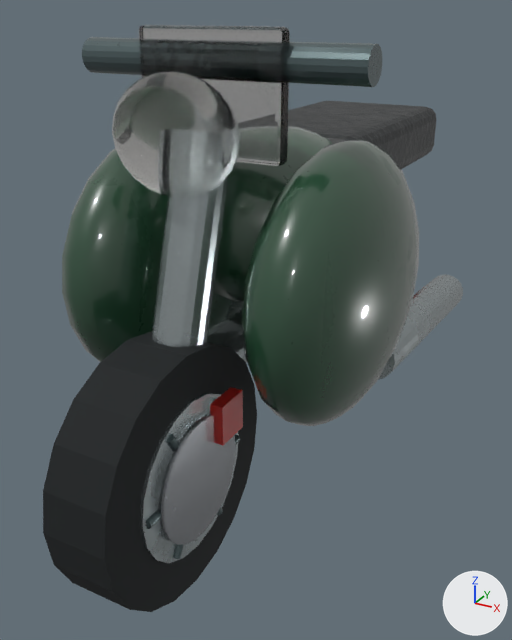
An edit to the glTF model inventario/assets/catalog/20/hiperreal.glb, drawn before and after from the same camera.
Rendered twice from a camera (50 mm lens) standing at (0.715, -1.356, 0.662) and looking at (0.264, -0.537, 0.253). The axes (+X, +Y, +Z) are drawn at lower right. The lights are the same throughout. The first picture is the older version. Where no turn or scale is listed for an object, it has been applied to the vertices.

Script lines for the objects in view, before the commit:
```python
mat_black___glass = principled_material('black · glass')
mat_black___glass.base_color = (0.781, 0.782, 0.782)  # white #e5e5e5
mat_black___glass.roughness = 0.02
mat_black___glass.transmission_weight = 1.0
mat_white = principled_material('white')
mat_white.base_color = (0.968, 0.959, 0.934)  # white #fbfaf7
mat_white.roughness = 0.02
mat_white.transmission_weight = 1.0
me_cube_003 = bpy.data.meshes.new('Cube.003')
me_cube_003.from_pydata(...)  # 96 vertices, 188 faces; spans x -0.089..0.089, y -0.011..0.011, z -0.069..0.069
me_cube_003.materials.append(mat_black___glass)  # white #e5e5e5
me_sphere_001 = bpy.data.meshes.new('Sphere.001')
me_sphere_001.from_pydata(...)  # a UV sphere (20 segments, 12 rings, poles along z) spanning x -0.0743..0.0743, y -0.04..0.04, z -0.0629..0.0629
me_sphere_001.materials.append(mat_white)  # white #fbfaf7
me_sphere_003 = bpy.data.meshes.new('Sphere.003')
me_sphere_003.from_pydata(...)  # a UV sphere (20 segments, 12 rings, poles along z) spanning x -0.08..0.08, y -0.194..0.194, z -0.171..0.171
me_sphere_003.materials.append(mat_green)
ob_headlight = bpy.data.objects.new('Headlight', me_sphere_001)
ob_headlight.location = (0.286, -0.749, 0.543)
ob_sport_fairing_001 = bpy.data.objects.new('Sport fairing.001', me_sphere_003)
ob_sport_fairing_001.location = (0.411, -0.594, 0.354)
ob_windshield = bpy.data.objects.new('Windshield', me_cube_003)
ob_windshield.location = (0.286, -0.674, 0.577)
# also in view: 'Frame' at (0.286, -0.466, 0.257); 'Rim.001' at (0.286, -0.8, 0.171); 'Exhaust' at (0.434, -0.32, 0.206); 'Fuel tank' at (0.286, -0.537, 0.411); 'Fork' at (0.286, -0.746, 0.354)
```
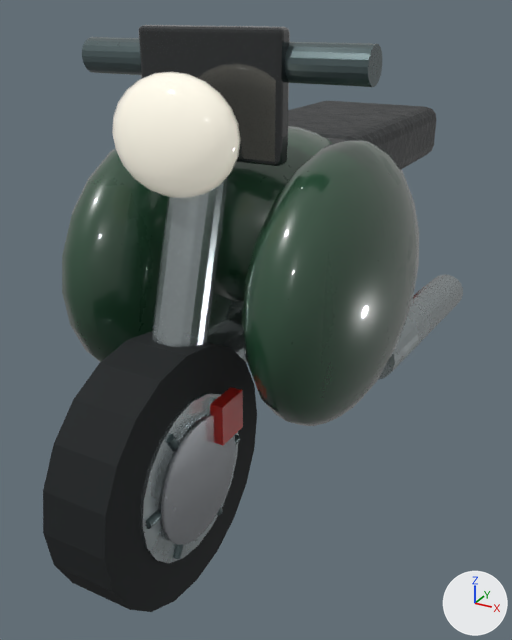
Pixel boxes [x1, y1, x2, y2] of what changed, in the pictures (512 x 640 px):
```json
{"object": "Headlight", "change": "recoloured, surface changed", "before": [112, 71, 241, 198], "after": [112, 71, 241, 198]}
{"object": "Windshield", "change": "recoloured, surface changed", "before": [139, 25, 290, 166], "after": [139, 25, 290, 166]}
```

Edits to the scene script, one JSON object a line:
```json
{"op": "remove", "block": "mat_white", "code": "mat_white.transmission_weight = 1.0"}
{"op": "set", "path": "mat_white.base_color", "old": "(0.968, 0.959, 0.934)", "new": "(0.855, 0.815, 0.701)", "note": "white #fbfaf7 -> white #eee9da"}
{"op": "set", "path": "mat_white.roughness", "old": "0.02", "new": "0.08"}
{"op": "add", "block": "mat_white", "code": "mat_white.emission_color = (0.299, 0.285, 0.245)  # grey #959188"}
{"op": "add", "block": "mat_white", "code": "mat_white.coat_weight = 1.0"}
{"op": "add", "block": "mat_white", "code": "mat_white.emission_strength = 1.0"}
{"op": "set", "path": "mat_black___glass.base_color", "old": "(0.781, 0.782, 0.782)", "new": "(0.00561, 0.00857, 0.00972)", "note": "white #e5e5e5 -> black #111719"}
{"op": "remove", "block": "mat_black___glass", "code": "mat_black___glass.transmission_weight = 1.0"}
{"op": "add", "block": "mat_black___glass", "code": "mat_black___glass.coat_weight = 1.0"}
```
